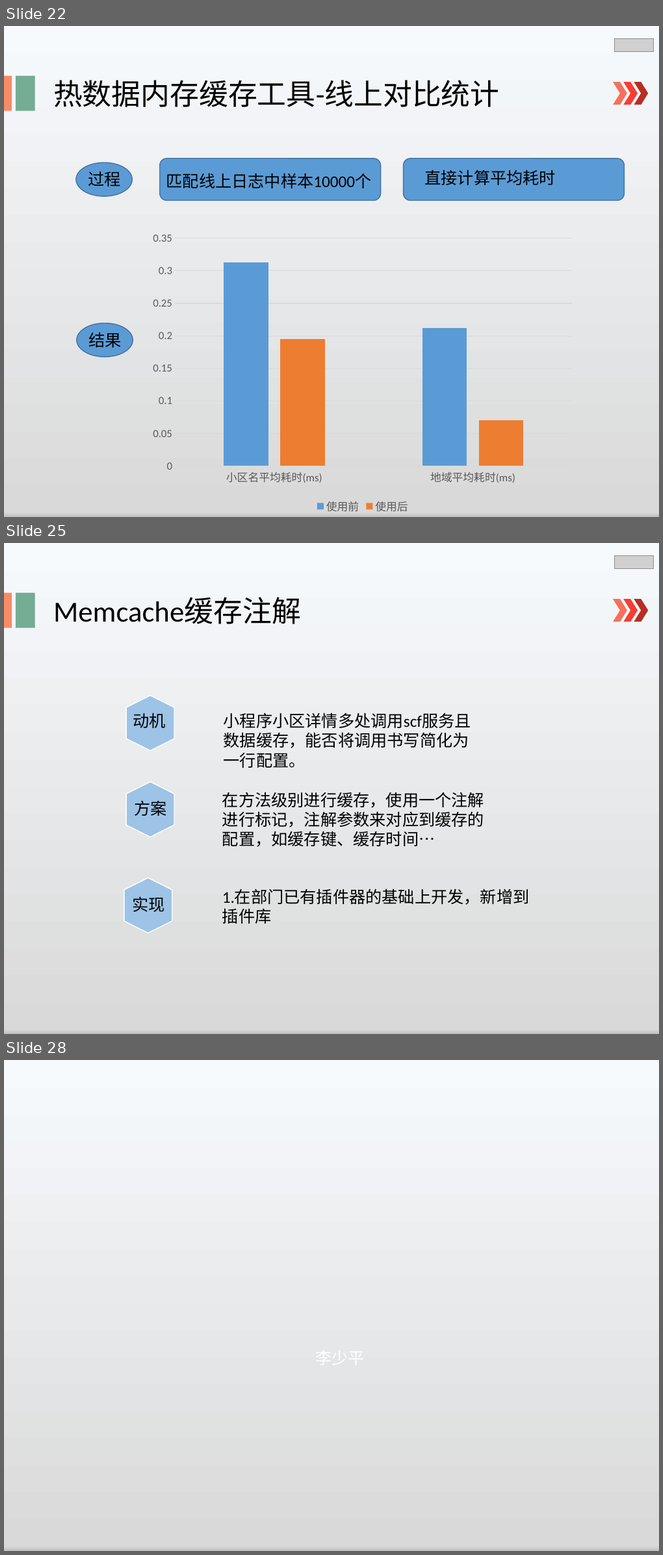
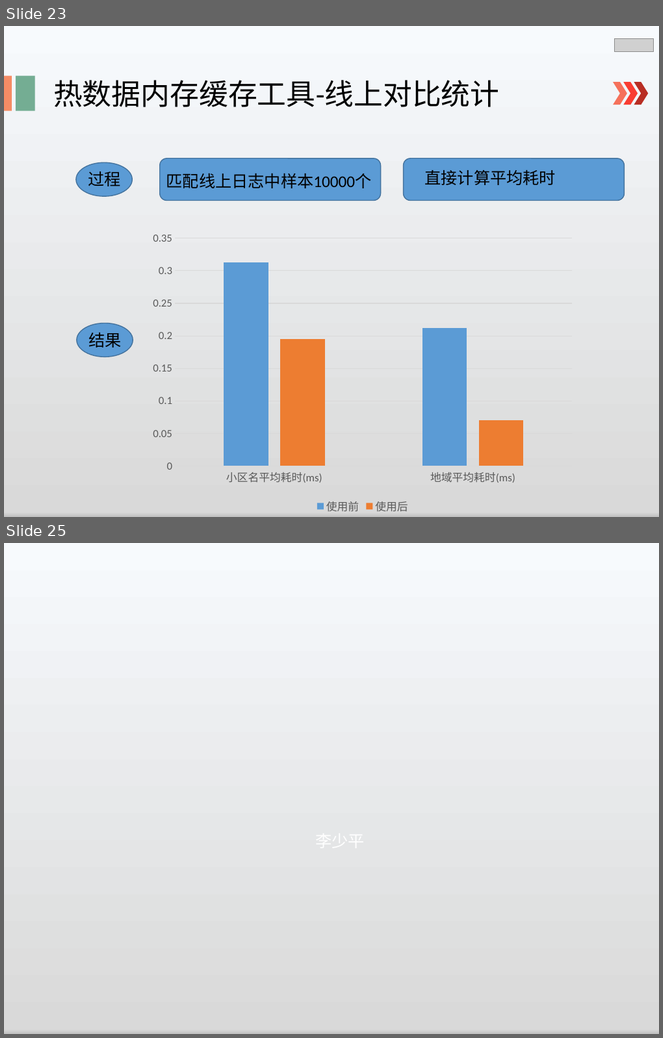
Before and after one commit to lspgithublxh/document, a slide deck: 业务文档跟踪/述职/shuzhi.pptx. Shown one above the other, each under a label of ours: slides 22, 25 and 28 before the commit, slides 23 and 25 after it; the slides between them are not shown. The pictures are 663x1555 and 663x1038 pixels, drawn with LibreOffice and Linux fonts; fonts in the diff are those of the drawing; grey boxes stand for pictures; background and template pictures are left out. Boxes give left, top, right and bottom in pixels: in the first picture for what was removed or moved away, otherwise in the second. Text is boxed around its words. In the diff, an @@ line names an element or a change of style, - is before the commit and + after.

```diff
--- a/业务文档跟踪/述职/shuzhi.pptx
+++ b/业务文档跟踪/述职/shuzhi.pptx
@@ slide 25 removed at [4,543,659,1034], background gradient #F7FAFD to #D9D9D9 to #BFBFBF to #F2F2F2 to #CEE1F2 @@
@@ picture removed at [614,555,654,568] @@
@@ rectangle removed at [4,593,12,628] @@
@@ rectangle removed at [16,593,35,628] @@
@@ text removed at [53,598,301,624] @@
-Memcache缓存注解
@@ chevron removed at [613,599,628,622] @@
@@ chevron removed at [624,599,638,622] @@
@@ chevron removed at [634,599,649,622] @@
@@ hexagon removed at [126,695,174,750] @@
@@ text removed at [133,713,165,728] @@
-动机
@@ text removed at [224,713,471,768] @@
-小程序小区详情多处调用scf服务且数据缓存，能否将调用书写简化为一行配置。
@@ hexagon removed at [126,782,174,837] @@
@@ text removed at [222,793,484,847] @@
-在方法级别进行缓存，使用一个注解进行标记，注解参数来对应到缓存的配置，如缓存键、缓存时间…
@@ text removed at [134,801,166,816] @@
-方案
@@ hexagon removed at [124,878,172,933] @@
@@ text removed at [222,890,530,924] @@
-1.在部门已有插件器的基础上开发，新增到插件库
@@ text removed at [132,897,165,912] @@
-实现
@@ what was slide 22 is now slide 23 @@
@@ what was slide 28 is now slide 25 @@
```
Also in this commit, not shown: 2 slides changed, 2 slides added, 4 other slides removed, 2 other files.
